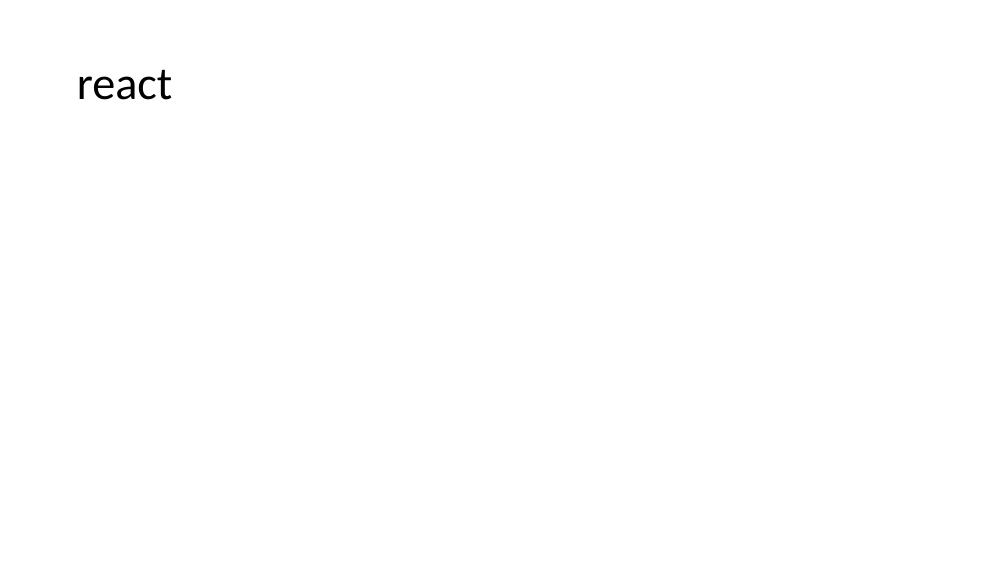
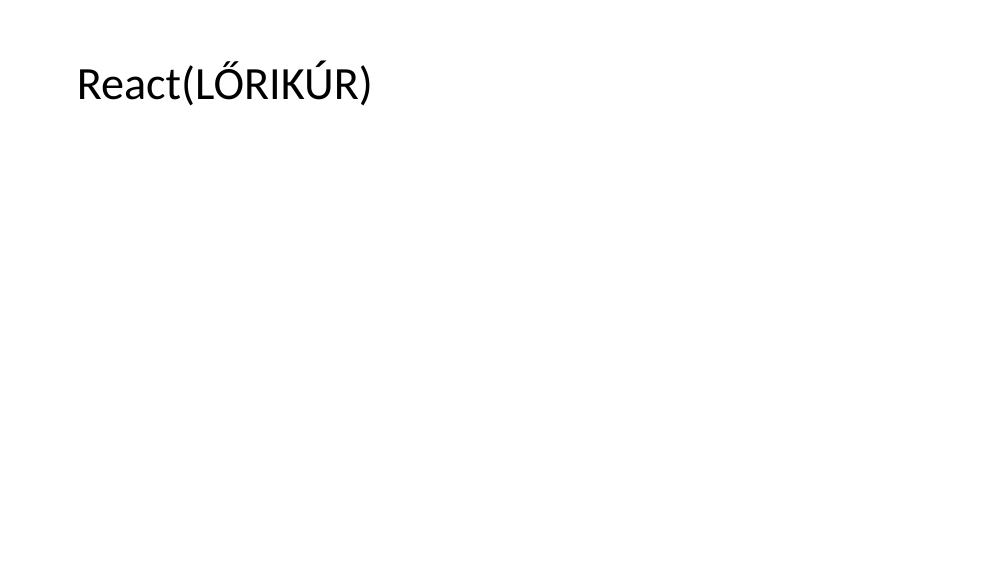
Before and after one commit to Levminer/flywithme, a slide deck: slide 2 of docs/FlyWithMe.pptx. Drawn at 1008x567 pixels with LibreOffice and Linux fonts; fonts in the diff are those of the drawing. Boxes give left, top, right and bottom in pixels: in the first picture for what was removed or moved away, otherwise in the second. Text is boxed around its words. In the diff, an @@ line names an element or a change of style, - is before the commit and + after.

```diff
--- a/docs/FlyWithMe.pptx
+++ b/docs/FlyWithMe.pptx
@@ title at (x1=77, y1=61, x2=373, y2=106): text changed @@
-react
+React(LŐRIKÚR)
```
Also in this commit, not shown: 3 slides added, 3 slides removed.
